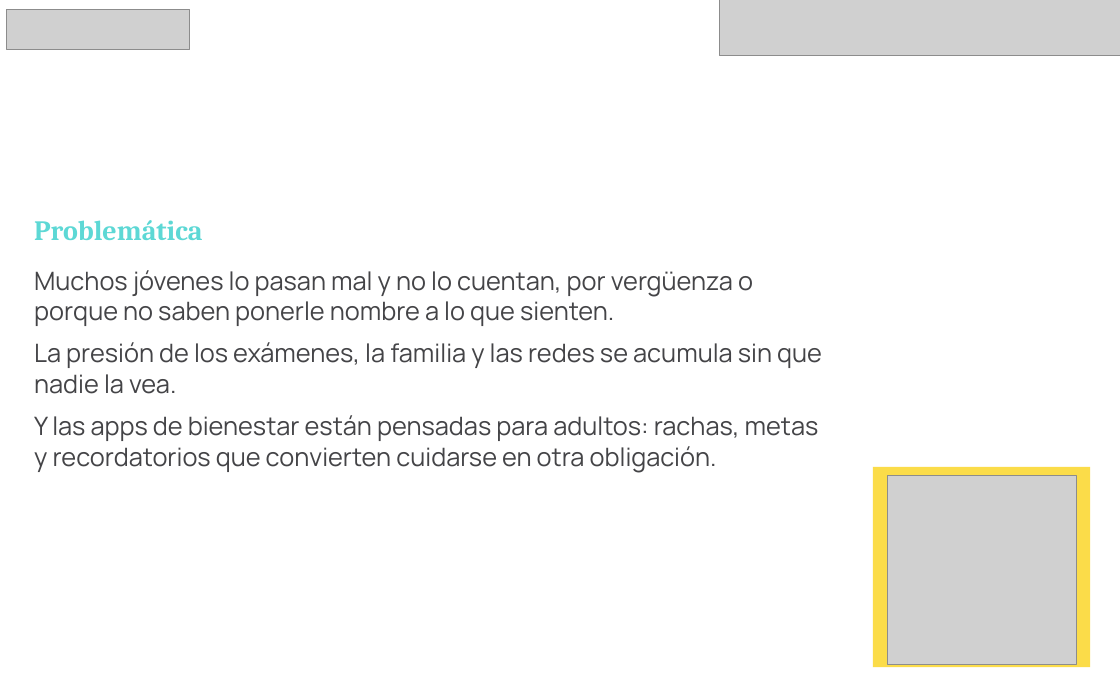
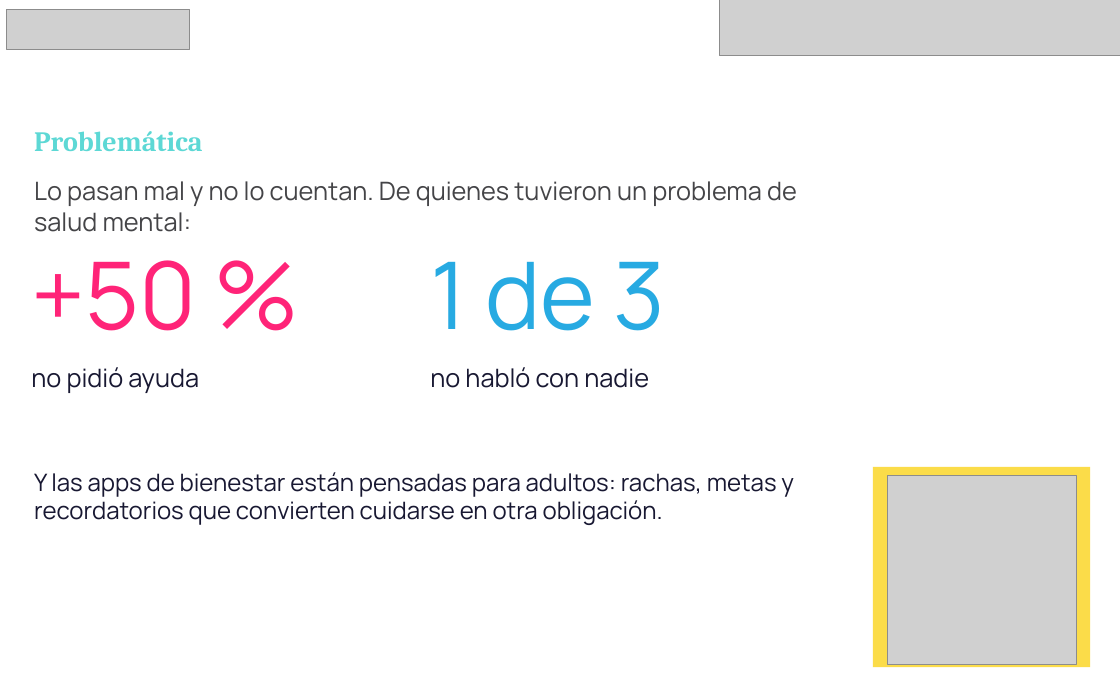
Before and after one commit to pertx1/Lagun, a slide deck: slide 3 of presentacion/Lagun-UNICEF-Lab-Junior.pptx. Drawn at 1120x700 pixels with LibreOffice and Linux fonts; fonts in the diff are those of the drawing; grey boxes stand for pictures. Boxes give left, top, right and bottom in pixels: in the first picture for what was removed or moved away, otherwise in the second. Text is boxed around its words. In the diff, an @@ line names an element or a change of style, - is before the commit and + after.

```diff
--- a/presentacion/Lagun-UNICEF-Lab-Junior.pptx
+++ b/presentacion/Lagun-UNICEF-Lab-Junior.pptx
@@ text "Problemática": place and size @@
-text "Problemática" at [34,220,202,240]
+text "Problemática" at [34,131,202,151]
@@ text at [34,181,797,232]: text changed @@
-Muchos jóvenes lo pasan mal y no lo cuentan, por vergüenza o porque no saben ponerle nombre a lo que sienten.
-La presión de los exámenes, la familia y las redes se acumula sin que nadie la vea.
-Y las apps de bienestar están pensadas para adultos: rachas, metas y recordatorios que convierten cuidarse en otra obligación.
+Lo pasan mal y no lo cuentan. De quienes tuvieron un problema de salud mental:
@@ text added at [31,260,196,331], 140 pt, text #FF2478 @@
++50 %
@@ text added at [430,262,666,331], 140 pt, text #27AAE2 @@
+1 de 3
@@ text added at [31,367,199,393], 38 pt, text #181832 @@
+no pidió ayuda
@@ text added at [430,367,649,388], 38 pt, text #181832 @@
+no habló con nadie
@@ text added at [34,472,794,525], 36 pt, text #181832 @@
+Y las apps de bienestar están pensadas para adultos: rachas, metas y recordatorios que convierten cuidarse en otra obligación.
```
Also in this commit, not shown: 7 other slides changed, 2 slides added.
